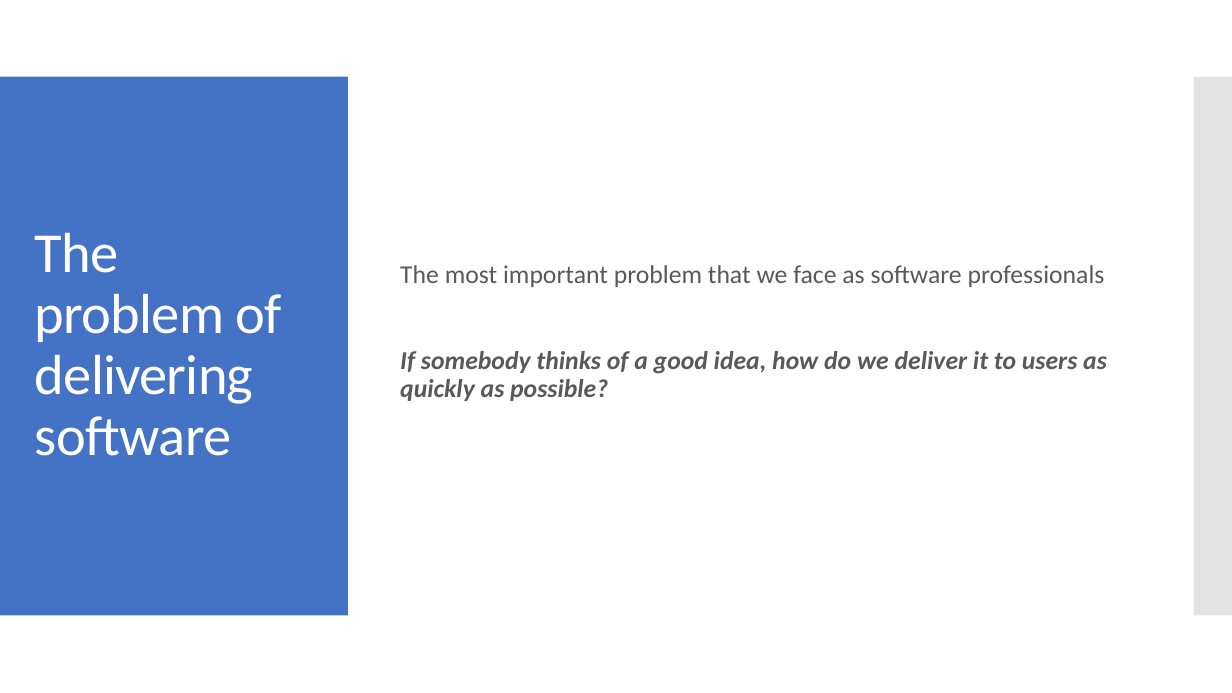
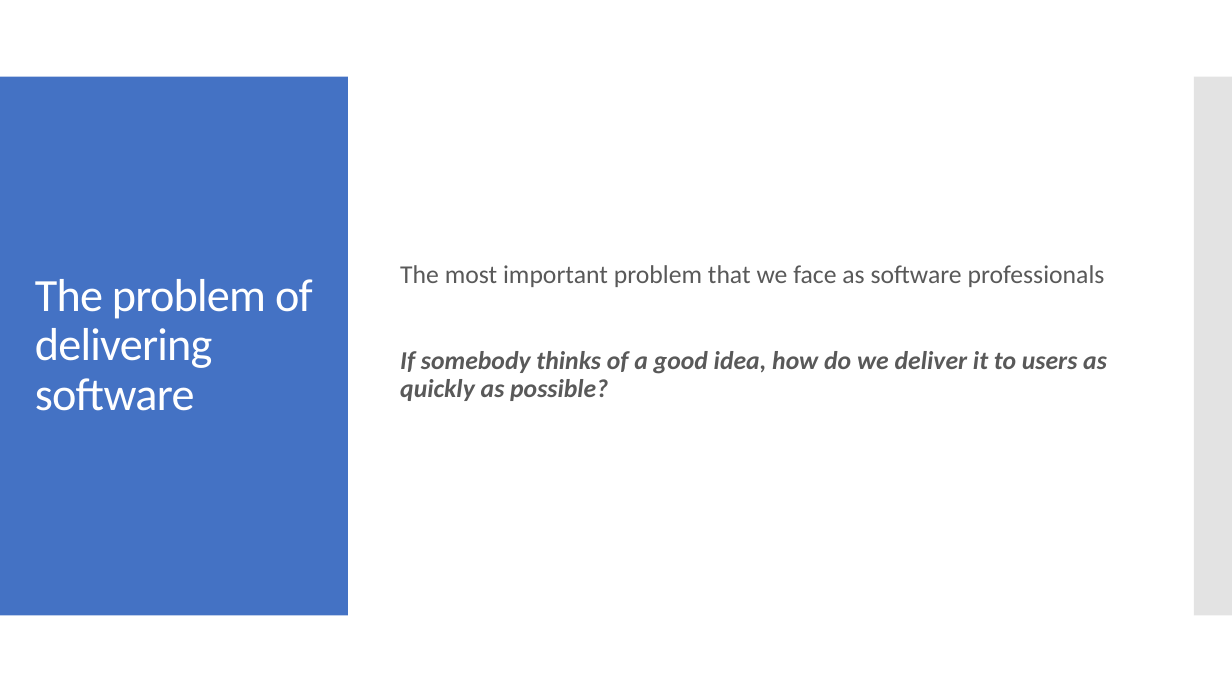
Before and after one commit to milodotnet/bootcamp, a slide deck: slide 3 of Bootcamp-ContinuousDelivery.pptx. Drawn at 1232x693 pixels with LibreOffice and Linux fonts; fonts in the diff are those of the drawing. Boxes give left, top, right and bottom in pixels: in the first picture for what was removed or moved away, otherwise in the second. Text is boxed around its words. In the diff, an @@ line names an element or a change of style, - is before the commit and + after.

```diff
--- a/Bootcamp-ContinuousDelivery.pptx
+++ b/Bootcamp-ContinuousDelivery.pptx
@@ title "The problem of delivering software" at bbox=[35, 279, 313, 411]: size 44 to 36 pt @@
```
Also in this commit, not shown: 15 slides added, 1 slide removed.
